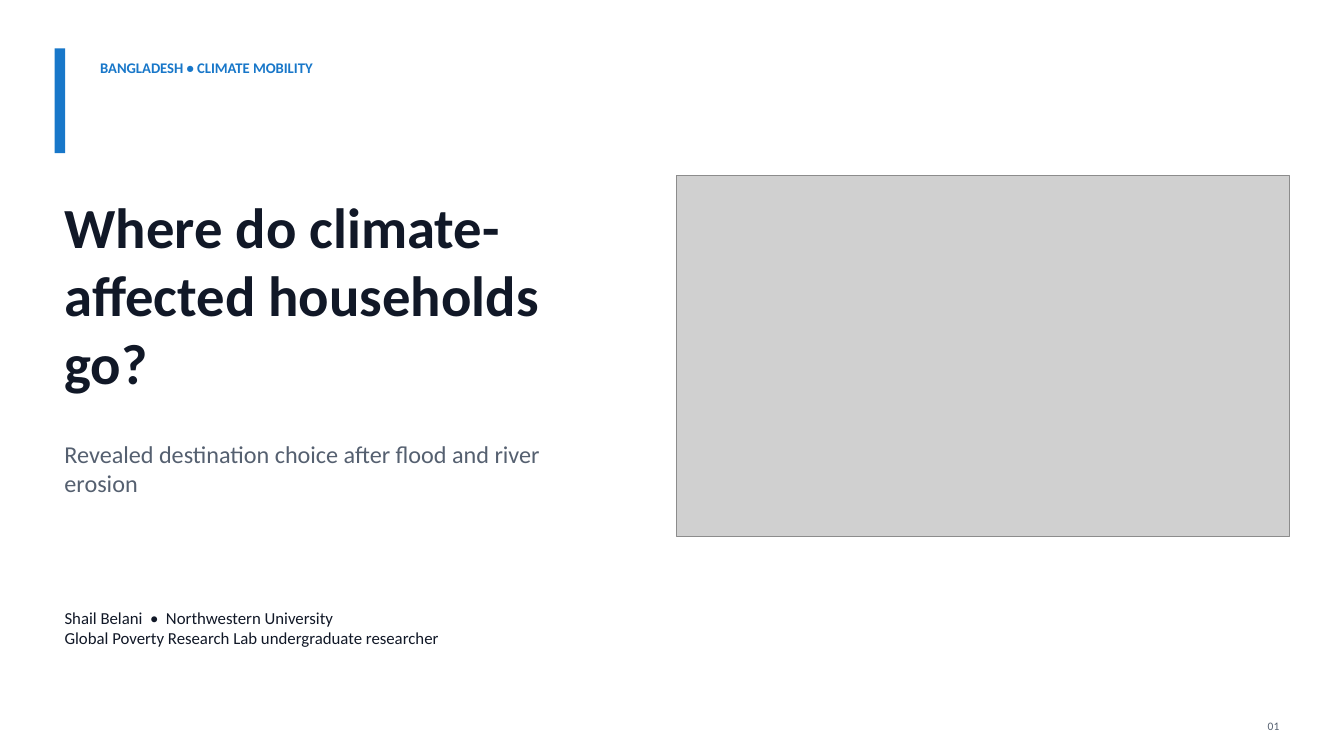
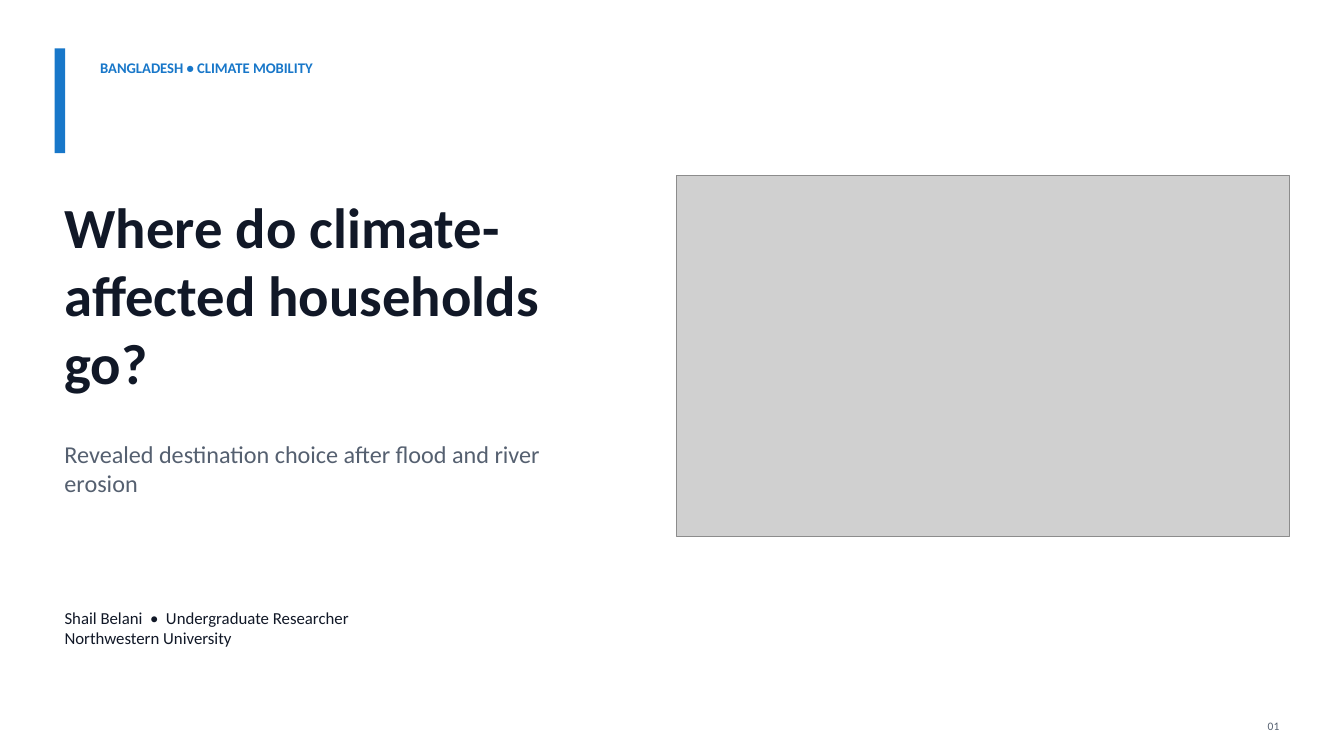
Before and after one commit to shailbelani23/bangladesh-climate-destination-choice, a slide deck: slide 1 of publication/presentation/bangladesh_climate_destination_choice_7_slide_presentation.pptx. Drawn at 1344x756 pixels with LibreOffice and Linux fonts; fonts in the diff are those of the drawing; grey boxes stand for pictures. Boxes give left, top, right and bottom in pixels: in the first picture for what was removed or moved away, otherwise in the second. Text is boxed around its words. In the diff, an @@ line names an element or a change of style, - is before the commit and + after.

```diff
--- a/publication/presentation/bangladesh_climate_destination_choice_7_slide_presentation.pptx
+++ b/publication/presentation/bangladesh_climate_destination_choice_7_slide_presentation.pptx
@@ text at (65, 612, 349, 647): text changed @@
-Shail Belani • Northwestern University
-Global Poverty Research Lab undergraduate researcher
+Shail Belani • Undergraduate Researcher
+Northwestern University
```
Also in this commit, not shown: 2 other slides changed, 2 slides added, 2 slides removed, 15 other files.
